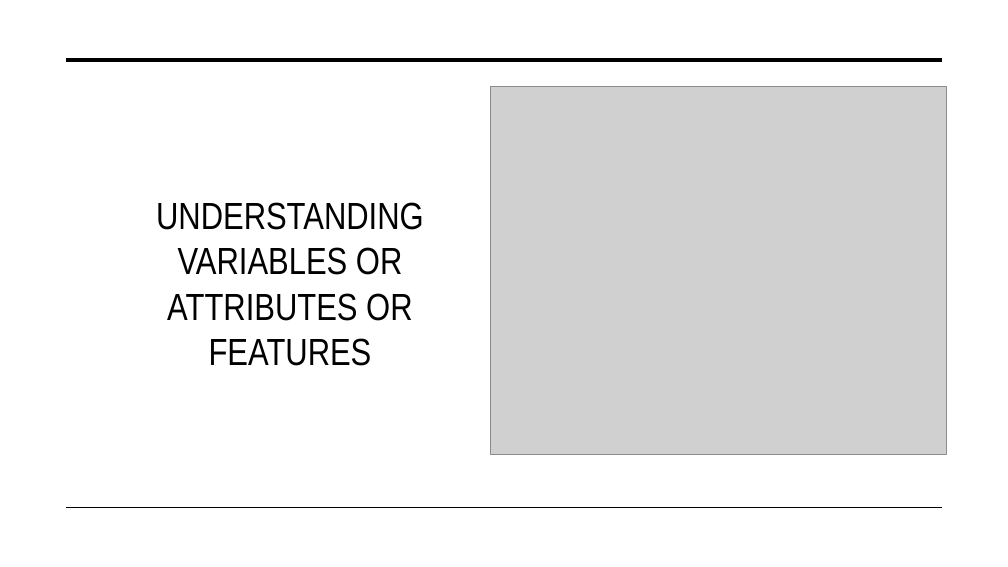
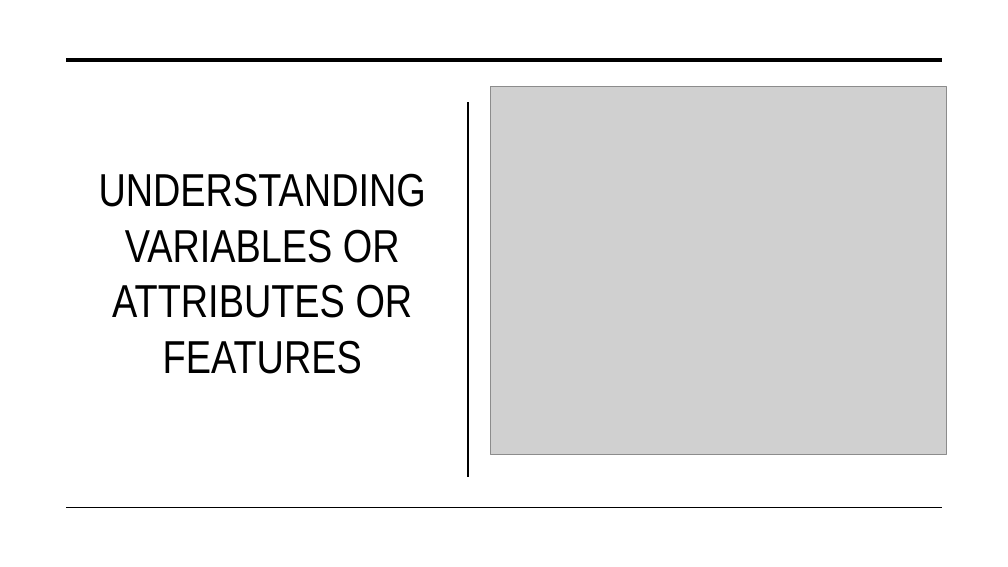
Before and after one commit to AkasHRaJNigaM/Data_Analytics_Program, a slide deck: slide 15 of Week_01/01_Presentations/Introduction.pptx. Drawn at 1008x567 pixels with LibreOffice and Linux fonts; fonts in the diff are those of the drawing; grey boxes stand for pictures. Boxes give left, top, right and bottom in pixels: in the first picture for what was removed or moved away, otherwise in the second. Text is boxed around its words. In the diff, an @@ line names an element or a change of style, - is before the commit and + after.

```diff
--- a/Week_01/01_Presentations/Introduction.pptx
+++ b/Week_01/01_Presentations/Introduction.pptx
@@ line added from (468, 102) to (468, 477), #000000 2 pt @@
@@ text "UNDERSTANDING VARIABLES OR ATTRIBUTES OR ...": place and size @@
-text "UNDERSTANDING VARIABLES OR ATTRIBUTES OR ..." at [156,202,424,366]
+text "UNDERSTANDING VARIABLES OR ATTRIBUTES OR ..." at [99,173,426,374]
@@ text "UNDERSTANDING VARIABLES OR ATTRIBUTES OR ..." at [99,173,426,374]: size 36 to 44 pt @@
```
Also in this commit, not shown: 1 slide added, 1 slide removed.
